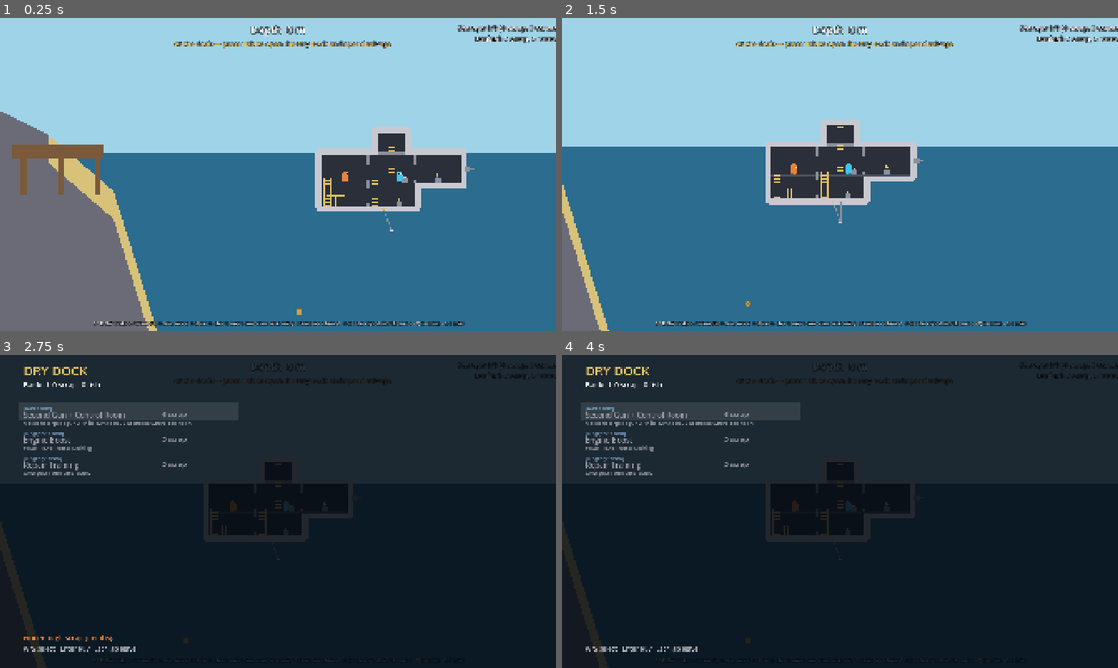
Above: before the commit, frames 1-4 (two rows, left to right).
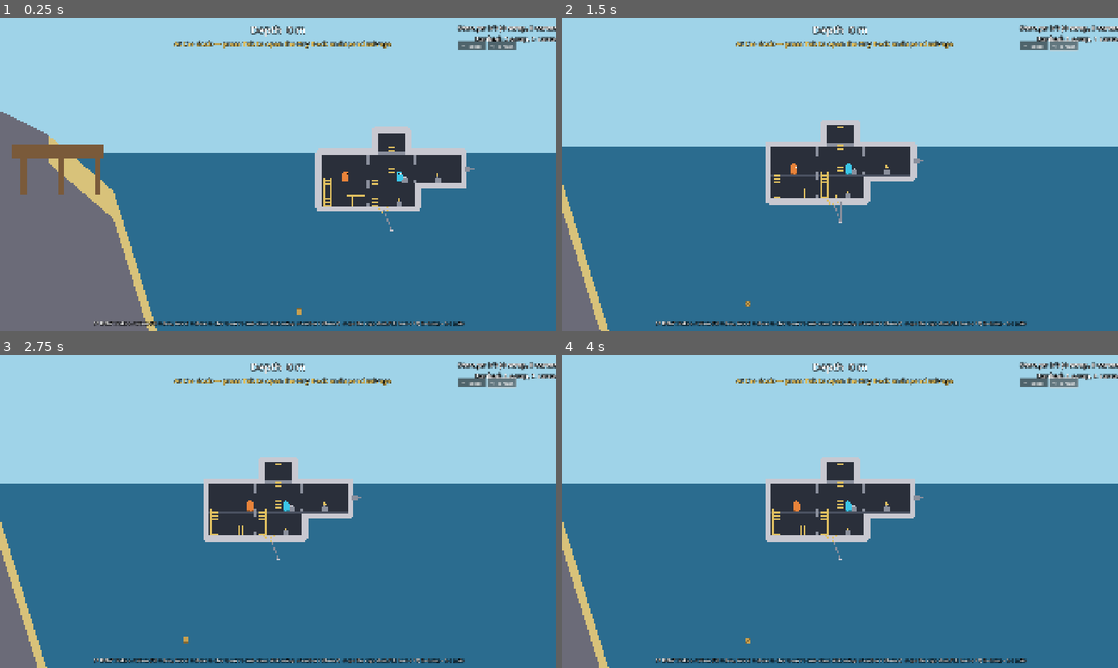
Above: after the commit, the same moments.

Repository: SnirNehemia/deeper
Game: Godot game, scene res://scenes/world.tscn
Two runs of this game, one before a commit and one after it. Both use one fixed random seed, a clock stepped at 60 frames per second and the inputs below.
Inputs (mouse positions are in pixels of both pictures, inside the frame that each line leads up to):
- Up to frame 1 (0.25 s): no input
- Up to frame 2 (1.5 s): click (1034, 46) at 0.5 s, where only the run after the commit has a clickable "+1 scrap"; click (1062, 46) at 1.25 s, where only the run after the commit has a clickable "+1 carcass"
- Up to frame 3 (2.75 s): tap Enter at 2 s; hold D from 2.03 s (still down); tap Tab at 2.1 s; tap Space at 2.27 s
- Up to frame 4 (4 s): tap Space at 2.75, 3.02 s; tap E at 2.85 s; tap Enter at 3.5 s; release D at 3.53 s; hold A from 3.53 s (still down); tap Q at 3.6 s

The runs differ from the first frame. In frame 1, 0.4% of the frame differs, in the area x 58-93%, y 7-63%; in frame 2, 0.4%; in frame 3, 100%, in the area x 0-100%, y 0-100%; in frame 4, 100%.

Commit message:
Claw polish: visible caged item, storage pen off the ladder, debug add buttons
1. Storage pen moved to the storage room's right wall, clear of the ladder.
2. TEMP playtest aid: +1 scrap / +1 carcass buttons under the top-right
   readout drop salvage straight into storage (respects the cap).
3. The cage now traps the actual item: caught salvage stays alive and visible,
   riding inside a basket cage whose hatch swings shut on a grab, instead of
   vanishing. Dumping at home transfers it to the storage pen and frees it.

test_claw updated for the held-item behavior; all suites green.

Diff:
--- a/scripts/salvage/salvage_item.gd
+++ b/scripts/salvage/salvage_item.gd
@@ -18,6 +18,10 @@
 var _wobble: float = randf() * TAU
 # Carcasses sink at this speed (px/s), decaying to a stop so they "settle".
 var _sink_speed: float = 0.0
+# True while trapped in the claw's cage: the claw drives our position, so we
+# stop sinking/drifting on our own and ride above the hull (high z) to stay
+# visible inside the cage.
+var held: bool = false
 
 static func make_scrap(world_pos: Vector2) -> SalvageItem:
 	var item := SalvageItem.new()
@@ -49,11 +53,23 @@
 
 func _physics_process(delta: float) -> void:
 	_wobble += delta
+	if held:
+		# The claw owns our position while we're caged; just keep animating.
+		queue_redraw()
+		return
 	if _sink_speed > 0.0:
 		position.y += _sink_speed * delta
 		# Decay the sink speed so the carcass eases to a stop ("settling").
 		_sink_speed = maxf(0.0, _sink_speed - GameFeel.PIXELS_PER_METER * 0.5 * delta)
 	queue_redraw()
+
+## Caught/released by the claw cage. Held items stop sinking and draw above the
+## hull so they read as trapped inside the cage.
+func set_held(h: bool) -> void:
+	held = h
+	z_index = 50 if h else 0
+	if h:
+		_sink_speed = 0.0
 
 func _draw() -> void:
 	var bob := sin(_wobble * 2.0) * 3.0
--- a/scripts/stations/claw_station.gd
+++ b/scripts/stations/claw_station.gd
@@ -24,10 +24,11 @@
 var shoulder_angle: float = 0.0
 var elbow_angle: float = deg_to_rad(160.0)
 
-## Pieces currently held in the cage (each a SalvageItem.Kind). Capacity is
+## The actual salvage items trapped in the cage right now (kept alive and
+## visible — they ride inside the cage as the arm moves). Capacity is
 ## GameFeel.claw.cage_capacity.
-var _cage: Array[int] = []
-## Brief "snap" animation timer so the cage visibly clamps shut on a grab.
+var _caught: Array[SalvageItem] = []
+## Brief "snap" animation timer so the cage hatch visibly clamps shut.
 var _snap_timer: float = 0.0
 
 func _ready() -> void:
@@ -36,6 +37,7 @@
 
 func _physics_process(delta: float) -> void:
 	_snap_timer = maxf(0.0, _snap_timer - delta)
+	_carry_caught()
 
 func handle_input(input: PlayerInput) -> void:
 	var c: GameFeel.ClawFeel = GameFeel.claw
@@ -82,22 +84,41 @@
 # --- Cage state ---
 
 func cage_count() -> int:
-	return _cage.size()
+	return _caught.size()
 
 func cage_full() -> bool:
-	return _cage.size() >= GameFeel.claw.cage_capacity
+	return _caught.size() >= GameFeel.claw.cage_capacity
 
 ## True when the cage is folded back near the keel anchor, ready to dump.
 func is_home() -> bool:
 	return tip_local().distance_to(ANCHOR_LOCAL) <= GameFeel.claw.home_radius_m * Sub.PPM
 
-## How fully the cage is clamped shut (0 open .. 1 shut), for the visual.
+## How fully the cage hatch is clamped shut (0 open .. 1 shut), for the visual.
 func clamp_amount() -> float:
 	if _snap_timer > 0.0:
 		return 1.0
-	return 1.0 if _cage.size() > 0 else 0.0
+	return 1.0 if _caught.size() > 0 else 0.0
 
-## Snap the cage shut on any salvage within reach of the tip, up to capacity.
+## Where a caught item rides inside the cage (sub-local), staggered so two
+## catches don't fully overlap.
+func _caught_slot_local(index: int, count: int) -> Vector2:
+	var fore_dir := (tip_local() - joint_local())
+	var side := fore_dir.orthogonal().normalized() if fore_dir.length() > 0.1 else Vector2.RIGHT
+	var spread := (float(index) - (count - 1) * 0.5) * 11.0
+	return tip_local() + side * spread
+
+## Keep each trapped item glued inside the cage as the arm moves (and prune any
+## that vanished, e.g. on a run reset).
+func _carry_caught() -> void:
+	for i in range(_caught.size() - 1, -1, -1):
+		if not is_instance_valid(_caught[i]) or _caught[i].is_queued_for_deletion():
+			_caught.remove_at(i)
+	for i in _caught.size():
+		var local := _caught_slot_local(i, _caught.size())
+		_caught[i].global_position = sub.to_global(local.rotated(sub.pitch))
+
+## Snap the cage hatch shut on any salvage within reach of the tip, up to
+## capacity. Caught items stay alive and visible — they ride in the cage.
 func _snap() -> void:
 	_snap_timer = 0.18
 	if cage_full():
@@ -108,7 +129,7 @@
 	var hits: Array = []
 	for node in sub.get_tree().get_nodes_in_group("salvage"):
 		var item := node as SalvageItem
-		if item == null or item.is_queued_for_deletion():
+		if item == null or item.is_queued_for_deletion() or item.held:
 			continue
 		var d := tip.distance_to(item.global_position)
 		if d <= grab:
@@ -118,14 +139,20 @@
 		if cage_full():
 			break
 		var item: SalvageItem = h["item"]
-		_cage.append(item.kind)
+		item.set_held(true)
 		item.set_deferred("monitoring", false)
-		item.queue_free()
+		_caught.append(item)
+	_carry_caught()
 
 ## Dump the cage into the storage pen (only when home). Stops early if the pen
 ## fills up — leftover catch stays in the cage until you bank at the dock.
 func _dump() -> void:
-	while not _cage.is_empty():
-		if not sub.deposit_salvage(_cage[0]):
+	while not _caught.is_empty():
+		var item: SalvageItem = _caught[0]
+		if not is_instance_valid(item):
+			_caught.pop_front()
+			continue
+		if not sub.deposit_salvage(item.kind):
 			break  # storage pen full
-		_cage.pop_front()
+		_caught.pop_front()
+		item.queue_free()
--- a/scripts/sub/sub_visual.gd
+++ b/scripts/sub/sub_visual.gd
@@ -145,20 +145,39 @@
 	draw_circle(anchor, 6.0, PlaceholderArt.HULL_COLOR)
 	draw_circle(joint, 6.0, PlaceholderArt.HULL_COLOR)
 
-	# The cage at the tip: two jaws that close as clamp_amount() rises. Open
-	# jaws splay out from the forearm direction; closed jaws meet ahead.
+	# The cage at the tip: an actual basket whose mouth (facing outward) has a
+	# hatch that swings shut as clamp_amount() rises. Caught salvage rides
+	# inside it (drawn by the items themselves, above the hull) so you can see
+	# what you've trapped.
+	_draw_cage(joint, tip)
+
+## A basket cage at the arm tip, opening outward, with a hinged hatch across
+## the mouth that closes (clamp_amount -> 1) when it's holding salvage.
+func _draw_cage(joint: Vector2, tip: Vector2) -> void:
 	var fwd := (tip - joint).normalized() if tip.distance_to(joint) > 0.1 else Vector2.DOWN
 	var side := fwd.orthogonal()
-	var clamp := claw.clamp_amount()
-	var spread := lerpf(0.9, 0.12, clamp)  # wide when open, pinched when shut
-	var jaw := 16.0
 	var c := PlaceholderArt.LADDER_COLOR
-	draw_line(tip, tip + (fwd + side * spread).normalized() * jaw, c, 4.0)
-	draw_line(tip, tip + (fwd - side * spread).normalized() * jaw, c, 4.0)
-	# Cross-bars so it reads as a basket cage.
-	var lip := jaw * 0.6
-	draw_line(tip + (fwd + side * spread).normalized() * lip,
-		tip + (fwd - side * spread).normalized() * lip, c, 3.0)
+	var hw := 22.0          # half-width across the mouth
+	var back := tip - fwd * 8.0
+	var mouth := tip + fwd * 22.0
+	var bl := back + side * hw
+	var br := back - side * hw
+	var ml := mouth + side * hw
+	var mr := mouth - side * hw
+	# Basket: back wall + two side walls + a mid rib for a caged look.
+	draw_line(bl, br, c, 3.0)
+	draw_line(bl, ml, c, 3.0)
+	draw_line(br, mr, c, 3.0)
+	var rib := tip + fwd * 8.0
+	draw_line(rib + side * hw, rib - side * hw, c, 2.0)
+	# Hinged hatch doors across the mouth: meet in the middle when shut, swing
+	# outward when open.
+	var openness := 1.0 - claw.clamp_amount()
+	var center := mouth
+	var l_open := ml + fwd * 10.0 + side * 6.0
+	var r_open := mr + fwd * 10.0 - side * 6.0
+	draw_line(ml, center.lerp(l_open, openness), c, 3.0)
+	draw_line(mr, center.lerp(r_open, openness), c, 3.0)
 
 ## The claw operator's console in the lower claw room, styled like the helm /
 ## turret consoles so it reads as "a station".
@@ -175,7 +194,8 @@
 func _draw_storage_pen(sub: Sub) -> void:
 	var room := sub.room_rect(5)  # storage room
 	var floor_y := room.position.y + room.size.y
-	var pen := Rect2(room.position.x + 24.0, floor_y - 54.0, 96.0, 54.0)
+	# Against the room's RIGHT wall, clear of the storage ladder on the left.
+	var pen := Rect2(room.position.x + room.size.x - 96.0 - 18.0, floor_y - 54.0, 96.0, 54.0)
 	# Cage bars.
 	var bar := PlaceholderArt.LADDER_COLOR
 	draw_rect(Rect2(pen.position, Vector2(pen.size.x, 4.0)), bar)  # top rail
--- a/scripts/ui/salvage_hud.gd
+++ b/scripts/ui/salvage_hud.gd
@@ -21,6 +21,28 @@
 	_label.add_theme_constant_override("outline_size", 6)
 	add_child(_label)
 
+	_add_debug_buttons()
+
+## TEMP playtest aid: two buttons under the readout that drop salvage straight
+## into storage, so we can test the storage pen / banking without grinding the
+## claw. (Respects the storage cap.) Remove when debug mode is no longer needed.
+func _add_debug_buttons() -> void:
+	_add_debug_button("+1 scrap", -340, SalvageItem.Kind.SCRAP)
+	_add_debug_button("+1 carcass", -236, SalvageItem.Kind.FISH)
+
+func _add_debug_button(text: String, left: float, kind: int) -> void:
+	var btn := Button.new()
+	btn.text = text
+	btn.set_anchors_preset(Control.PRESET_TOP_RIGHT)
+	btn.offset_left = left
+	btn.offset_right = left + 96.0
+	btn.offset_top = 78.0
+	btn.offset_bottom = 104.0
+	btn.pressed.connect(func() -> void:
+		if sub != null:
+			sub.deposit_salvage(kind))
+	add_child(btn)
+
 func _process(_delta: float) -> void:
 	if sub == null:
 		return
--- a/tests/test_claw.gd
+++ b/tests/test_claw.gd
@@ -103,8 +103,10 @@
 	claw.handle_input(_make_input(Vector2.ZERO, true))
 	_check(claw.cage_count() == 1, "use snaps the cage shut on the salvage")
 	await _frames(2)
-	_check(not is_instance_valid(item) or item.is_queued_for_deletion(),
-		"the caught item leaves the world")
+	_check(is_instance_valid(item) and item.held,
+		"the caught item stays alive, held inside the cage (visible)")
+	_check(item.global_position.distance_to(_tip_world(sub, claw)) < 40.0,
+		"the held item rides at the cage")
 	_check(sub.storage_count() == 0, "nothing is stored until the catch is dumped")
 
 	# Fold home and dump.
@@ -114,6 +116,9 @@
 	claw.handle_input(_make_input(Vector2.ZERO, true))
 	_check(claw.cage_count() == 0, "use at home empties the cage")
 	_check(sub.storage_scrap == 1, "the catch lands in storage")
+	await _frames(2)
+	_check(not is_instance_valid(item) or item.is_queued_for_deletion(),
+		"the dumped item leaves the world")
 
 	sub.queue_free()
 	await _frames(2)
